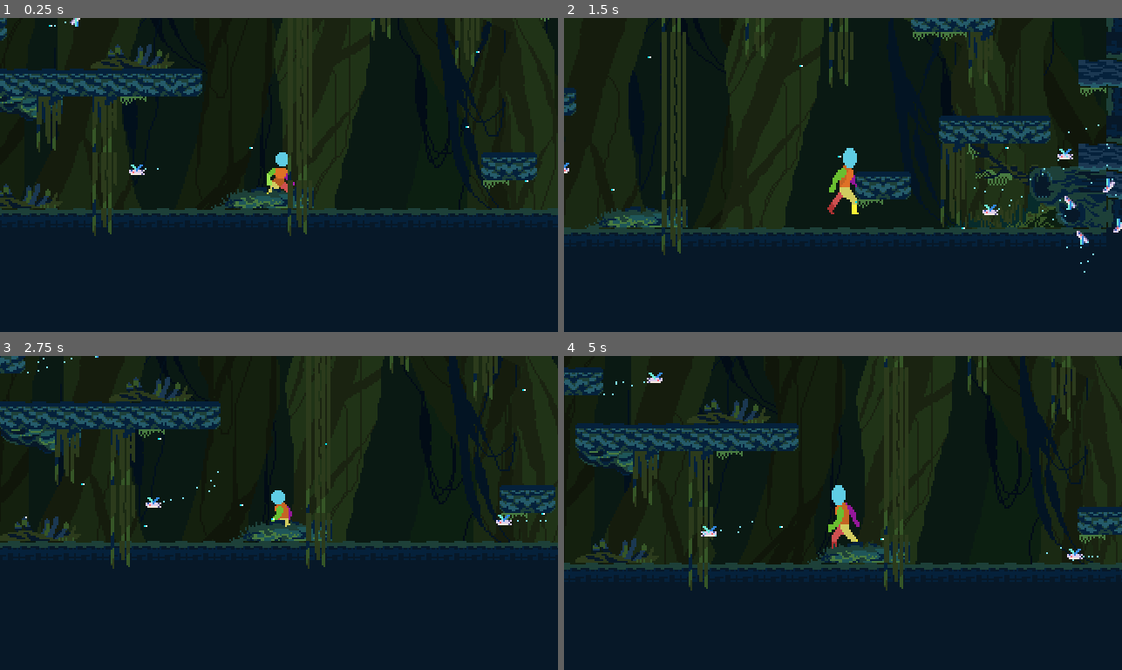
Above: before the commit, frames 1-4 (two rows, left to right).
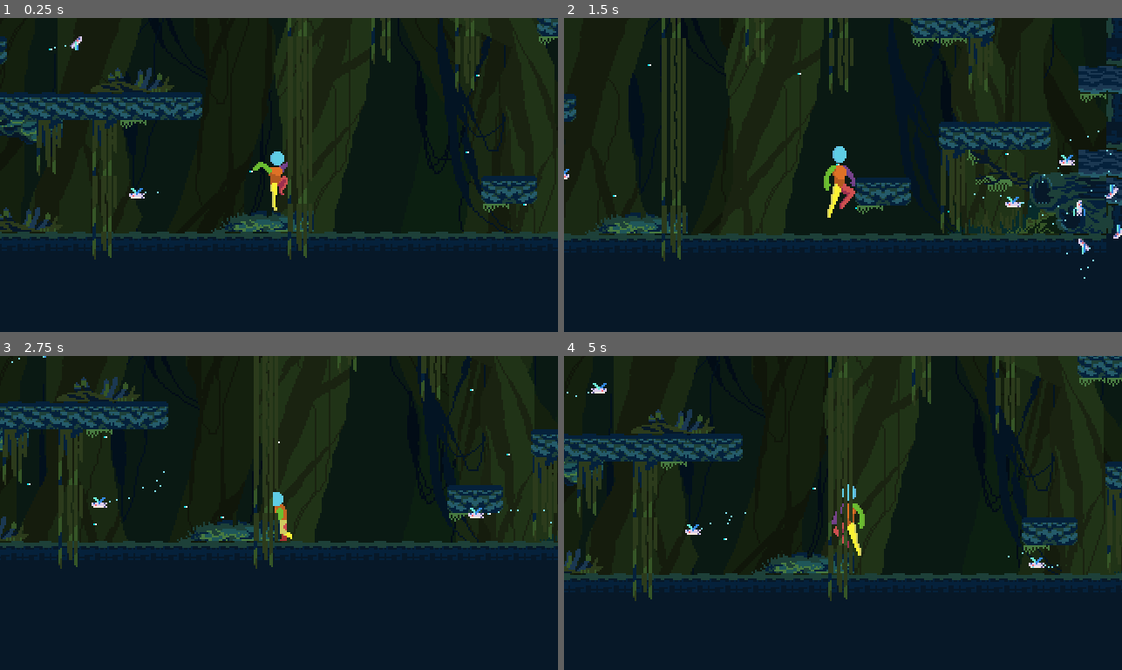
Above: after the commit, the same moments.

Repository: wickworks/jellyfishquarium
Game: Godot game, scene res://main.tscn
Two runs of this game, one before a commit and one after it. Both use one fixed random seed, a clock stepped at 60 frames per second and the inputs below.
Inputs (mouse positions are in pixels of both pictures, inside the frame that each line leads up to):
- Up to frame 1 (0.25 s): no input
- Up to frame 2 (1.5 s): tap Enter (ui_accept) at 0.5 s; move the mouse to (965, 159) at 0.52 s; hold Space (Jump) 0.53-1.28 s; hold D (Move right) from 0.53 s (still down); move the mouse to (731, 190) at 1.27 s; tap Space (Jump) at 1.35 s
- Up to frame 3 (2.75 s): tap Space (Jump) at 1.52, 1.82 s; move the mouse to (334, 443) at 2.02 s; release D (Move right) at 2.03 s; hold A (Move left) from 2.03 s (still down); hold Space (Jump) from 2.03 s (still down)
- Up to frame 4 (5 s): move the mouse to (815, 575) at 2.77 s; release A (Move left) at 2.78 s; release Space (Jump) at 2.78 s; hold D (Move right) 2.78-4.28 s; tap Space (Jump) at 2.85, 3.02, 3.32, 4.35, 4.52, 4.82 s; move the mouse to (1010, 560) at 3.52 s; hold Space (Jump) 3.53-4.28 s; move the mouse to (675, 465) at 4.27 s; hold A (Move left) from 4.28 s (still down)

The runs differ from the first frame. In frame 1, 19% of the frame differs, in the area x 0-100%, y 0-77%; in frame 2, 13%; in frame 3, 17%; in frame 4, 24%, in the area x 0-100%, y 0-79%.

Commit message:
more anims

Diff:
--- a/entity/player.gd
+++ b/entity/player.gd
@@ -5,20 +5,21 @@
 func _ready():
 	pass # Replace with function body.
 
-const MAX_RUN := 90.0 * 2.0
-const MAX_FALL := 160.0 * 2.0
-const FAST_MAX_ACCEL := 300.0 * 2.0
-const RUN_REDUCE := 400.0 * 2.0
-const RUN_ACCEL := 1000.0 * 2.0
-const GRAVITY := 900.0 * 2.0
-const JUMP_H_BOOST := 40.0 * 2.0
-const JUMP_SPEED := -105.0 * 2.0
-const HALF_GRAV_THRESHOLD := 40.0 * 2.0
+const MAX_RUN := 90.0 * 1.5
+const MAX_FALL := 160.0 * 1.5
+const FAST_MAX_ACCEL := 300.0 * 1.5
+const RUN_REDUCE := 400.0 * 1.5
+const RUN_ACCEL := 1000.0 * 1.5
+const GRAVITY := 900.0 * 1.5
+const JUMP_H_BOOST := 40.0 * 1.5
+const JUMP_SPEED := -105.0 * 1.5
+const HALF_GRAV_THRESHOLD := 40.0 * 1.5
 const VAR_JUMP_TIME = 0.2
 
 var lift_speed := Vector2(0, 0)
 var max_fall := 0.0
 var var_jump_timer := 0.0
+var var_jump_speed := 0.0
 
 var lift_boost: Vector2:
 	get:
@@ -51,19 +52,17 @@
 	if var_jump_timer > 0:
 		var_jump_timer -= delta
 
+		if var_jump_timer <= 0:
+			var_jump_timer = 0
+			$AnimationPlayer.stop()
+			$AnimationPlayer.play("fall")
 
-	match state:
-		State.Idle:
-			if move_x != 0:
-				state = State.Walking
-				$AnimationPlayer.stop()
-				$AnimationPlayer.play("walk")
 
-		State.Walking:
-			if move_x == 0:
-				state = State.Idle
-				$AnimationPlayer.stop()
-				$AnimationPlayer.play("idle")
+	if is_on_floor():
+		if move_x != 0:
+			$AnimationPlayer.play("walk")
+		else:
+			$AnimationPlayer.play("idle")
 
 	# horizontal movement
 	if absf(velocity.x) > MAX_RUN && signf(velocity.x) == move_x:
@@ -82,15 +81,28 @@
 		var max = max_fall
 		var mult = 0.5 if (absf(velocity.y) < HALF_GRAV_THRESHOLD && (Input.is_action_pressed("Jump"))) else 1.0
 		velocity.y = _approach(velocity.y, max, GRAVITY * mult * delta)
+		if velocity.y > 0:
+			$AnimationPlayer.play("fall")
 
 
 	if is_on_floor() and Input.is_action_just_pressed("Jump"):
 		print("Jump! %s" % [max_fall])
+		$AnimationPlayer.stop()
+		$AnimationPlayer.play("jump")
 		var_jump_timer = VAR_JUMP_TIME
 		velocity.x += JUMP_H_BOOST * move_x
 		velocity.y = JUMP_SPEED
 		velocity += lift_boost
-		$AnimatedSprite2D.scale = Vector2(0.6 * signf($AnimatedSprite2D.scale.x), 1.4)
+		var_jump_speed = velocity.y
+		$AnimatedSprite2D.scale = Vector2(0.8 * signf($AnimatedSprite2D.scale.x), 1.2)
+
+	if var_jump_timer > 0:
+		if Input.is_action_pressed("Jump"):
+			velocity.y = minf(velocity.y, var_jump_speed)
+		else:
+			var_jump_timer = 0
+			#$AnimationPlayer.stop()
+			#$AnimationPlayer.play("fall")
 
 	move_and_slide()
 
--- a/entity/player.tscn
+++ b/entity/player.tscn
@@ -1,8 +1,9 @@
-[gd_scene load_steps=31 format=3 uid="uid://j84xxwwavnf2"]
+[gd_scene load_steps=40 format=3 uid="uid://ceuuvi1cua8if"]
 
 [ext_resource type="Script" path="res://entity/player.gd" id="1_ap0cw"]
 [ext_resource type="Texture2D" uid="uid://c1bvn6jplu14f" path="res://assets/platformer_char/chill/Player Idle 48x48.png" id="2_3nydx"]
 [ext_resource type="Texture2D" uid="uid://dimf6tg7bplrv" path="res://assets/platformer_char/chill/PlayerWalk 48x48.png" id="2_apgse"]
+[ext_resource type="Texture2D" uid="uid://dk2bhbpm1u8qt" path="res://assets/platformer_char/parkour/player new jump 48x48.png" id="3_kqqgu"]
 
 [sub_resource type="AtlasTexture" id="AtlasTexture_t0diy"]
 atlas = ExtResource("2_3nydx")
@@ -43,6 +44,30 @@
 [sub_resource type="AtlasTexture" id="AtlasTexture_2ql33"]
 atlas = ExtResource("2_3nydx")
 region = Rect2(432, 0, 48, 48)
+
+[sub_resource type="AtlasTexture" id="AtlasTexture_q4wvn"]
+atlas = ExtResource("3_kqqgu")
+region = Rect2(0, 0, 48, 48)
+
+[sub_resource type="AtlasTexture" id="AtlasTexture_efkp7"]
+atlas = ExtResource("3_kqqgu")
+region = Rect2(48, 0, 48, 48)
+
+[sub_resource type="AtlasTexture" id="AtlasTexture_ke6qx"]
+atlas = ExtResource("3_kqqgu")
+region = Rect2(96, 0, 48, 48)
+
+[sub_resource type="AtlasTexture" id="AtlasTexture_1vd1y"]
+atlas = ExtResource("3_kqqgu")
+region = Rect2(144, 0, 48, 48)
+
+[sub_resource type="AtlasTexture" id="AtlasTexture_li1j7"]
+atlas = ExtResource("3_kqqgu")
+region = Rect2(192, 0, 48, 48)
+
+[sub_resource type="AtlasTexture" id="AtlasTexture_j65w5"]
+atlas = ExtResource("3_kqqgu")
+region = Rect2(240, 0, 48, 48)
 
 [sub_resource type="AtlasTexture" id="AtlasTexture_adi8e"]
 atlas = ExtResource("2_apgse")
@@ -111,6 +136,29 @@
 }],
 "loop": true,
 "name": &"idle",
+"speed": 5.0
+}, {
+"frames": [{
+"duration": 1.0,
+"texture": SubResource("AtlasTexture_q4wvn")
+}, {
+"duration": 1.0,
+"texture": SubResource("AtlasTexture_efkp7")
+}, {
+"duration": 1.0,
+"texture": SubResource("AtlasTexture_ke6qx")
+}, {
+"duration": 1.0,
+"texture": SubResource("AtlasTexture_1vd1y")
+}, {
+"duration": 1.0,
+"texture": SubResource("AtlasTexture_li1j7")
+}, {
+"duration": 1.0,
+"texture": SubResource("AtlasTexture_j65w5")
+}],
+"loop": true,
+"name": &"jump",
 "speed": 5.0
 }, {
 "frames": [{
@@ -226,10 +274,67 @@
 "values": [&"move"]
 }
 
+[sub_resource type="Animation" id="Animation_e1kws"]
+resource_name = "jump"
+length = 2.0
+tracks/0/type = "value"
+tracks/0/imported = false
+tracks/0/enabled = true
+tracks/0/path = NodePath(".:frame")
+tracks/0/interp = 1
+tracks/0/loop_wrap = true
+tracks/0/keys = {
+"times": PackedFloat32Array(0, 0.333333),
+"transitions": PackedFloat32Array(1, 1),
+"update": 0,
+"values": [0, 3]
+}
+tracks/1/type = "value"
+tracks/1/imported = false
+tracks/1/enabled = true
+tracks/1/path = NodePath(".:animation")
+tracks/1/interp = 1
+tracks/1/loop_wrap = true
+tracks/1/keys = {
+"times": PackedFloat32Array(0),
+"transitions": PackedFloat32Array(1),
+"update": 1,
+"values": [&"jump"]
+}
+
+[sub_resource type="Animation" id="Animation_cbrk1"]
+resource_name = "fall"
+tracks/0/type = "value"
+tracks/0/imported = false
+tracks/0/enabled = true
+tracks/0/path = NodePath(".:animation")
+tracks/0/interp = 1
+tracks/0/loop_wrap = true
+tracks/0/keys = {
+"times": PackedFloat32Array(0),
+"transitions": PackedFloat32Array(1),
+"update": 1,
+"values": [&"jump"]
+}
+tracks/1/type = "value"
+tracks/1/imported = false
+tracks/1/enabled = true
+tracks/1/path = NodePath(".:frame")
+tracks/1/interp = 1
+tracks/1/loop_wrap = true
+tracks/1/keys = {
+"times": PackedFloat32Array(0.0333333, 0.2),
+"transitions": PackedFloat32Array(1, 1),
+"update": 0,
+"values": [3, 5]
+}
+
 [sub_resource type="AnimationLibrary" id="AnimationLibrary_igl3l"]
 _data = {
 "RESET": SubResource("Animation_l0lu0"),
+"fall": SubResource("Animation_cbrk1"),
 "idle": SubResource("Animation_gxcut"),
+"jump": SubResource("Animation_e1kws"),
 "walk": SubResource("Animation_qipkf")
 }
 
Not shown: 1 places in main.tscn that only renumber resources
Not shown, added: .DS_Store
Not shown, added: assets/.DS_Store
Not shown, added: assets/platformer_char/.DS_Store
